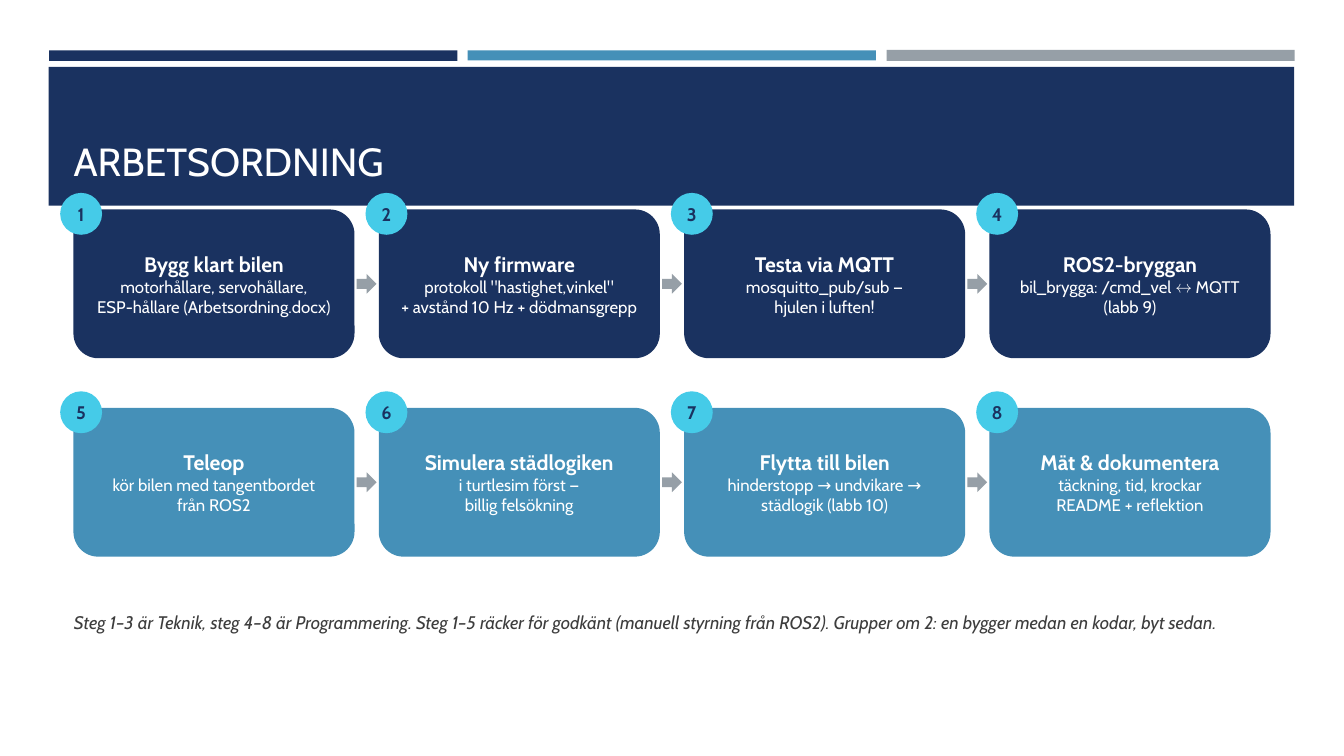
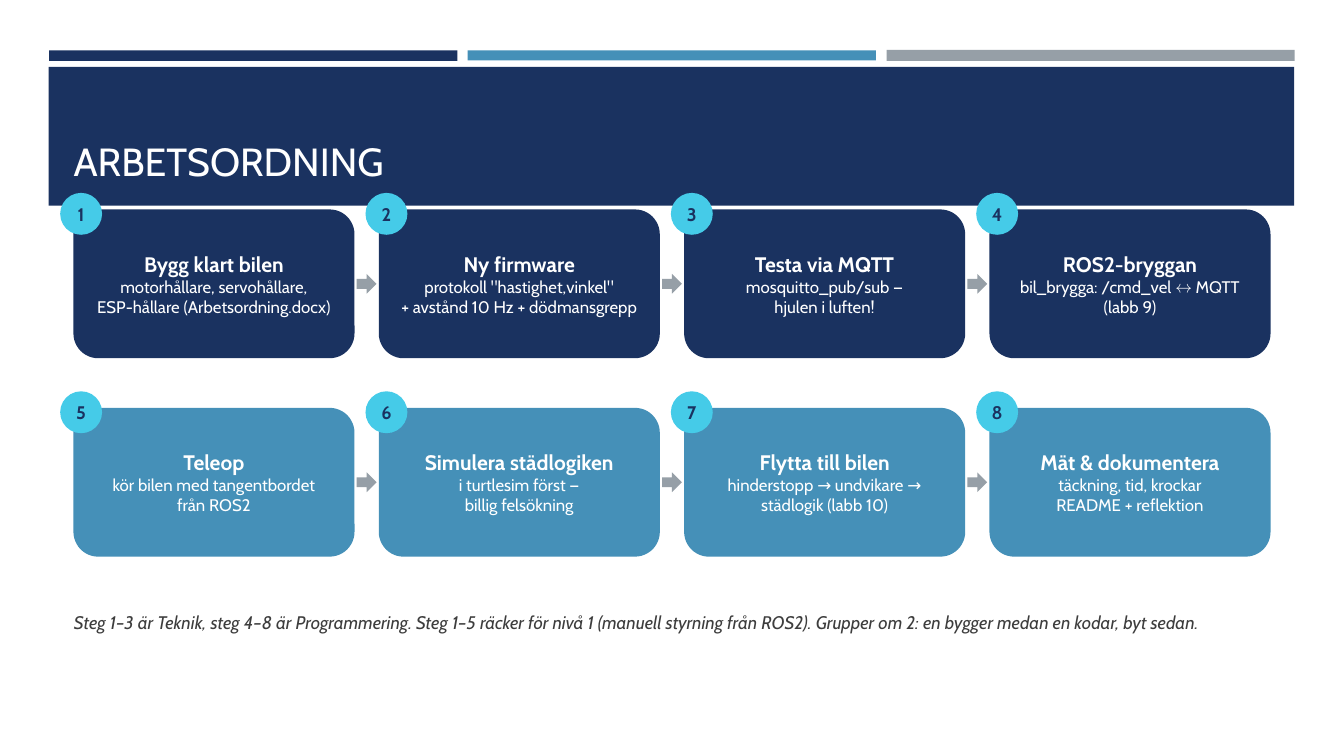
Before and after one commit to abbjetmus/ROS2, a slide deck: slide 9 of Driverbot250s-ROS2.pptx. Drawn at 1344x756 pixels with LibreOffice and Linux fonts; fonts in the diff are those of the drawing. Boxes give left, top, right and bottom in pixels: in the first picture for what was removed or moved away, otherwise in the second. Text is boxed around its words. In the diff, an @@ line names an element or a change of style, - is before the commit and + after.

```diff
--- a/Driverbot250s-ROS2.pptx
+++ b/Driverbot250s-ROS2.pptx
@@ text at (x1=74, y1=615, x2=1199, y2=634): text changed @@
-Steg 1–3 är Teknik, steg 4–8 är Programmering. Steg 1–5 räcker för godkänt (manuell styrning från ROS2). Grupper om 2: en bygger medan en kodar, byt sedan.
+Steg 1–3 är Teknik, steg 4–8 är Programmering. Steg 1–5 räcker för nivå 1 (manuell styrning från ROS2). Grupper om 2: en bygger medan en kodar, byt sedan.
```
Also in this commit, not shown: 6 other slides changed.
